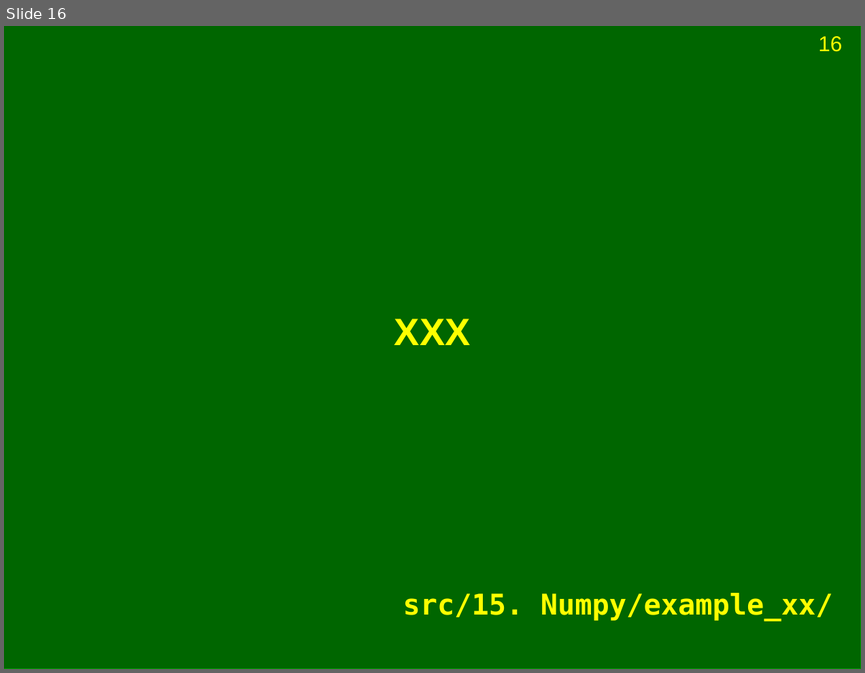
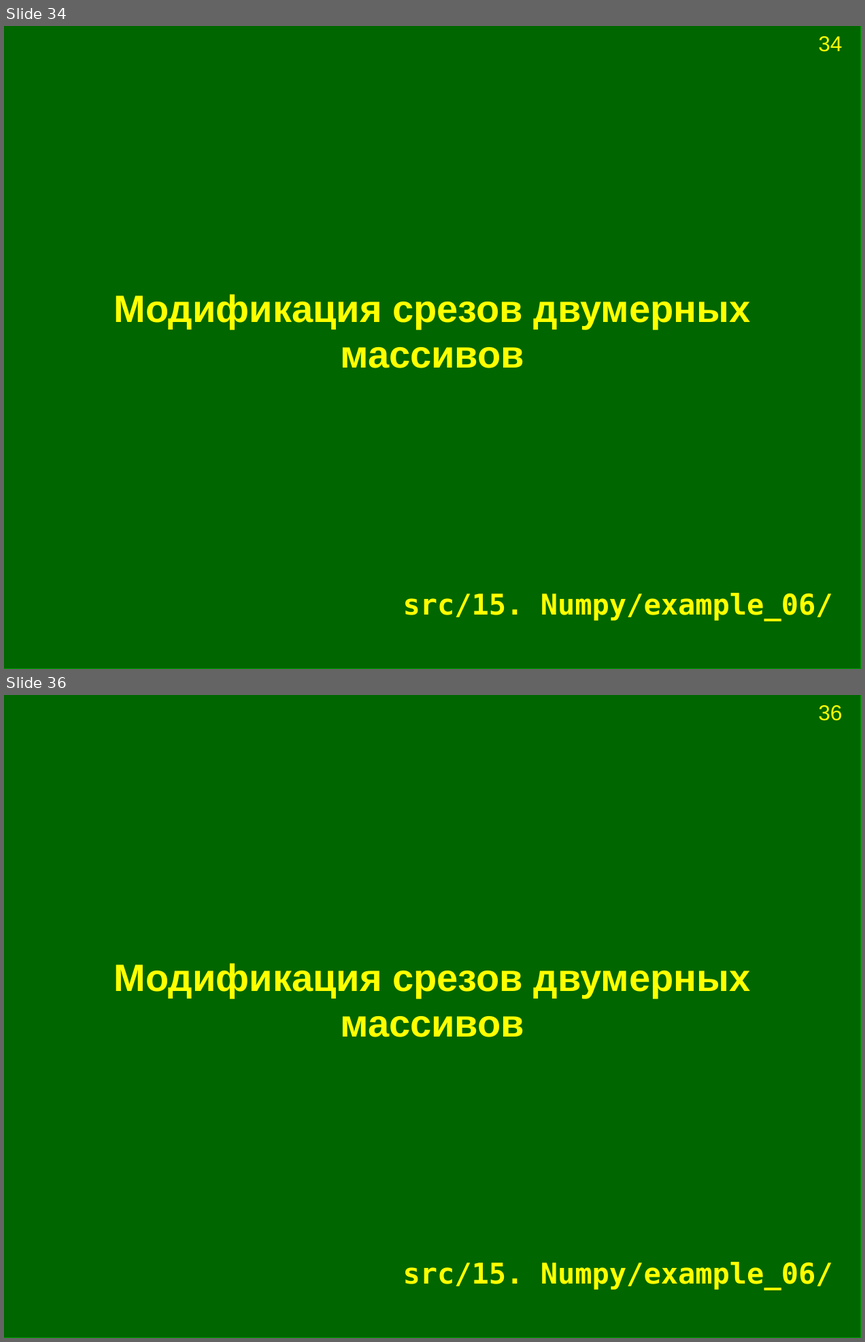
Before and after one commit to Jenyay/modelling, a slide deck: python language/presentations/15. Numpy.odp. Shown one above the other, each under a label of ours: slide 16 before the commit, slides 34 and 36 after it; the slides between them are not shown. The pictures are 865x673 and 865x1342 pixels, drawn with LibreOffice and Linux fonts; fonts in the diff are those of the drawing. Boxes give left, top, right and bottom in pixels: in the first picture for what was removed or moved away, otherwise in the second. Text is boxed around its words. In the diff, an @@ line names an element or a change of style, - is before the commit and + after.

Commit message:
Добавлены примеры и слайды про Numpy

```diff
--- a/python language/presentations/15. Numpy.odp
+++ b/python language/presentations/15. Numpy.odp
@@ slide 36 added at bbox=[4, 695, 861, 1338], background #FFFFFF; not listed: 2 template elements that a slide beside it also shows @@
@@ title added at bbox=[114, 963, 751, 1037], 32 pt, text #FFFF00, bold @@
+Модификация срезов двумерных массивов
@@ title added at bbox=[403, 1261, 833, 1290], 24 pt, text #FFFF00, bold @@
+src/15. Numpy/example_06/
@@ what was slide 16 is now slide 34 @@
@@ slide 34 changed as well @@
@@ page number at bbox=[818, 36, 842, 52]: text changed @@
-16
+34
@@ title at bbox=[114, 294, 751, 368]: text changed @@
-XXX
+Модификация срезов двумерных массивов
@@ title at bbox=[403, 592, 833, 621]: text changed @@
-src/15. Numpy/example_xx/
+src/15. Numpy/example_06/
```
Also in this commit, not shown: 26 other slides added, 1 slide removed, 5 other files.
